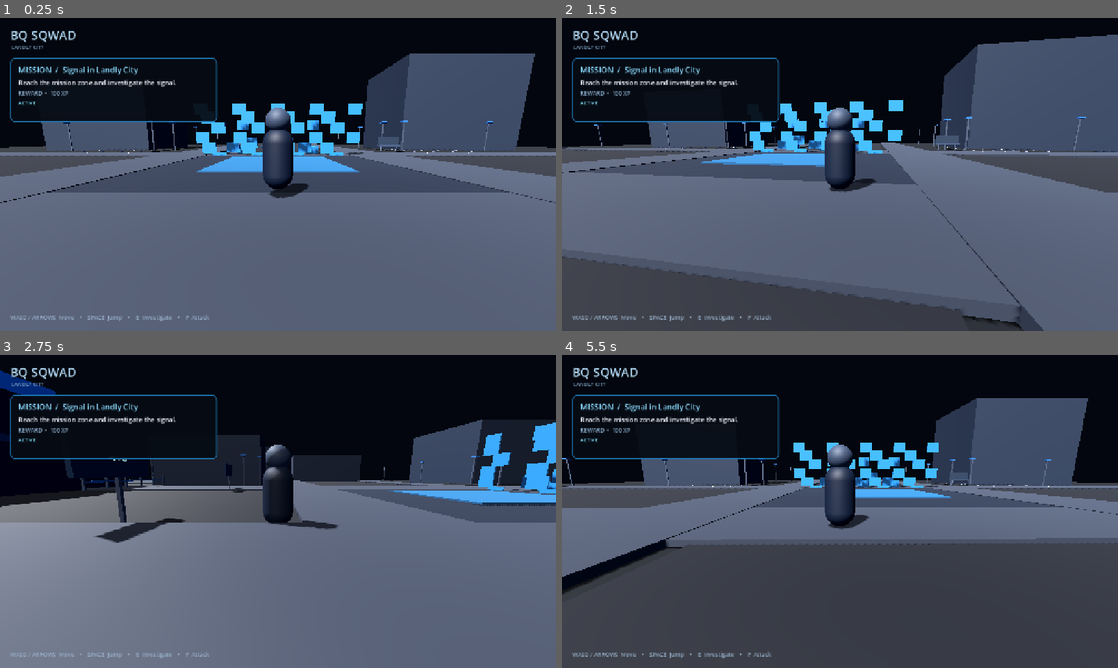
Above: before the commit, frames 1-4 (two rows, left to right).
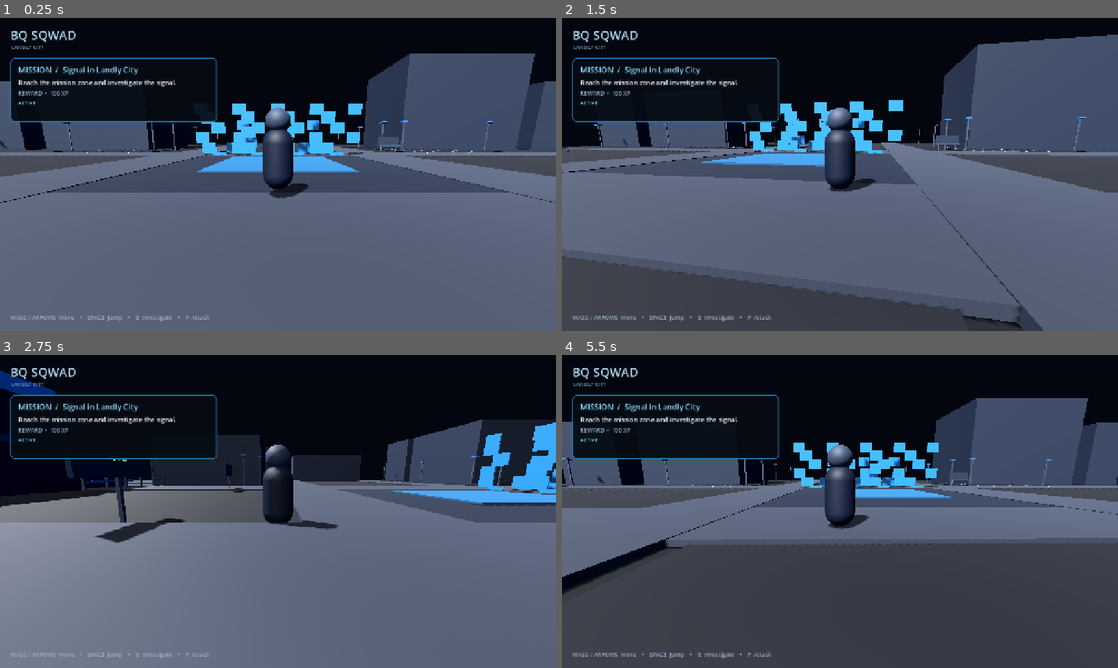
Above: after the commit, the same moments.

Repository: Bqsqwadtechnologies/Bq-sqwad-game-
Game: Godot game, scene res://scenes/main.tscn
Same seed, same stepped clock (60 frames per second), same inputs: the game is played once before the commit and once after it.
Inputs:
- Up to frame 1 (0.25 s): no input
- Up to frame 2 (1.5 s): tap Enter at 0.5 s; hold D (move_right) 0.53-1.28 s; tap Q (ability_primary) at 0.6 s; tap Space (jump) at 0.77 s; hold S (move_back) from 1.28 s (still down); tap R (ability_secondary) at 1.35 s
- Up to frame 3 (2.75 s): tap Space (jump) at 1.52 s; release S (move_back) at 2.03 s; hold D (move_right) from 2.03 s (still down); tap F (attack) at 2.1 s
- Up to frame 4 (5.5 s): release D (move_right) at 2.78 s; hold W (move_forward) 2.78-3.53 s; tap E (interact) at 2.85 s; tap Space (jump) at 3.02, 3.77, 4.52 s; hold A (move_left) 3.53-5.03 s; tap Q (ability_primary) at 3.6 s; tap R (ability_secondary) at 4.35 s; hold S (move_back) from 5.03 s (still down); tap F (attack) at 5.1 s

The runs differ from the first frame. In frame 1, 2.2% of the frame differs, in the area x 0-100%, y 20-44%; in frame 2, 0.7%; in frame 3, 0.8%; in frame 4, 2.6%, in the area x 0-100%, y 21-44%.

Commit message:
Expand Stage 5 Landly City world layout

Diff:
--- a/scripts/main.gd
+++ b/scripts/main.gd
@@ -25,6 +25,7 @@
     _add_ground(city)
     _add_road(city, Vector3(0, 0.02, 0), Vector3(120, 0.1, 14))
     _add_road(city, Vector3(0, 0.03, 0), Vector3(14, 0.1, 120))
+    _add_secondary_roads(city)
     _add_sidewalks(city)
     _add_street_lights(city)
     CITY_PROPS.new().build(city)
@@ -35,7 +36,11 @@
         [Vector3(-28, 4, 25), Vector3(14, 8, 18)],
         [Vector3(28, 6, 25), Vector3(20, 12, 16)],
         [Vector3(-48, 3.5, 0), Vector3(10, 7, 18)],
-        [Vector3(48, 4.5, 0), Vector3(12, 9, 20)]
+        [Vector3(48, 4.5, 0), Vector3(12, 9, 20)],
+        [Vector3(-48, 5.5, -28), Vector3(10, 11, 14)],
+        [Vector3(48, 5.5, -28), Vector3(10, 11, 14)],
+        [Vector3(-48, 4.0, 30), Vector3(12, 8, 14)],
+        [Vector3(48, 4.0, 30), Vector3(12, 8, 14)]
     ]
 
     for item in building_data:
@@ -45,11 +50,63 @@
     _add_training_zone(city, Vector3(-38, 0.1, 38))
     _add_mission_zone(city, Vector3(38, 0.1, 38))
     _add_spawn_marker(city, Vector3(0, 0.1, -34))
+    _add_city_districts(city)
+    _add_world_markers(city)
 
     landmarks = Node3D.new()
     landmarks.name = "Landmarks"
     city.add_child(landmarks)
     CITY_LANDMARKS.new().build(landmarks)
+
+func _add_secondary_roads(parent: Node3D) -> void:
+    var horizontal_roads := [-36.0, 36.0]
+    var vertical_roads := [-36.0, 36.0]
+    for z in horizontal_roads:
+        _add_road(parent, Vector3(0, 0.025, z), Vector3(120, 0.1, 8))
+    for x in vertical_roads:
+        _add_road(parent, Vector3(x, 0.025, 0), Vector3(8, 0.1, 120))
+
+func _add_city_districts(parent: Node3D) -> void:
+    _add_district_marker(parent, Vector3(-42, 0.14, -44), "NORTH DISTRICT")
+    _add_district_marker(parent, Vector3(42, 0.14, -44), "EAST DISTRICT")
+    _add_district_marker(parent, Vector3(-42, 0.14, 44), "TRAINING DISTRICT")
+    _add_district_marker(parent, Vector3(42, 0.14, 44), "MISSION DISTRICT")
+
+func _add_district_marker(parent: Node3D, position: Vector3, title: String) -> void:
+    var root := Node3D.new()
+    root.name = title.replace(" ", "")
+    root.position = position
+    parent.add_child(root)
+    _add_box(root, Vector3(0, 1.8, 0), Vector3(0.25, 3.6, 0.25), Color(0.18, 0.24, 0.32), "DistrictPost")
+    var label := Label3D.new()
+    label.text = title
+    label.font_size = 28
+    label.outline_size = 7
+    label.position = Vector3(0, 3.7, 0)
+    label.modulate = Color(0.55, 0.85, 1.0)
+    label.billboard = BaseMaterial3D.BILLBOARD_ENABLED
+    root.add_child(label)
+
+func _add_world_markers(parent: Node3D) -> void:
+    _add_marker(parent, Vector3(0, 0.16, -34), "SPAWN")
+    _add_marker(parent, Vector3(-38, 0.16, 38), "TRAINING")
+    _add_marker(parent, Vector3(38, 0.16, 38), "MISSION")
+    _add_marker(parent, Vector3(0, 0.16, 42), "HQ")
+
+func _add_marker(parent: Node3D, position: Vector3, title: String) -> void:
+    var root := Node3D.new()
+    root.name = title + "Marker"
+    root.position = position
+    parent.add_child(root)
+    _add_box(root, Vector3.ZERO, Vector3(4.0, 0.08, 1.0), Color(0.08, 0.3, 0.48), title + "Pad")
+    var label := Label3D.new()
+    label.text = title
+    label.font_size = 24
+    label.outline_size = 6
+    label.position = Vector3(0, 0.4, 0)
+    label.modulate = Color(0.65, 0.9, 1.0)
+    label.billboard = BaseMaterial3D.BILLBOARD_ENABLED
+    root.add_child(label)
 
 func _add_ground(parent: Node3D) -> void:
     var body := StaticBody3D.new()
@@ -115,6 +172,14 @@
     _add_box(body, position, Vector3(28, 8, 18), Color(0.04, 0.12, 0.2), "BQ Sqwad HQ")
     _add_box(body, position + Vector3(0, 4.2, -9.3), Vector3(12, 1.0, 0.6), Color(0.15, 0.55, 0.9), "HQ Entrance")
     _add_box(body, position + Vector3(0, 0.1, -9.5), Vector3(6, 0.2, 3), Color(0.08, 0.25, 0.4), "HQ Plaza")
+    var label := Label3D.new()
+    label.text = "BQ SQWAD HQ"
+    label.font_size = 48
+    label.outline_size = 10
+    label.position = position + Vector3(0, 1.8, -9.65)
+    label.modulate = Color(0.65, 0.9, 1.0)
+    label.billboard = BaseMaterial3D.BILLBOARD_ENABLED
+    parent.add_child(label)
 
 func _add_training_zone(parent: Node3D, position: Vector3) -> void:
     var body := StaticBody3D.new()
@@ -122,6 +187,7 @@
     parent.add_child(body)
     _add_box(body, position, Vector3(24, 0.2, 18), Color(0.07, 0.13, 0.18), "Training Ground")
     _add_box(body, position + Vector3(0, 1.2, -7), Vector3(18, 2.4, 0.5), Color(0.1, 0.25, 0.38), "Training Wall")
+    _add_box(body, position + Vector3(-7, 1.0, 0), Vector3(0.5, 2.0, 8), Color(0.1, 0.25, 0.38), "Training Wall")
 
 func _add_mission_zone(parent: Node3D, position: Vector3) -> void:
     var body := StaticBody3D.new()
